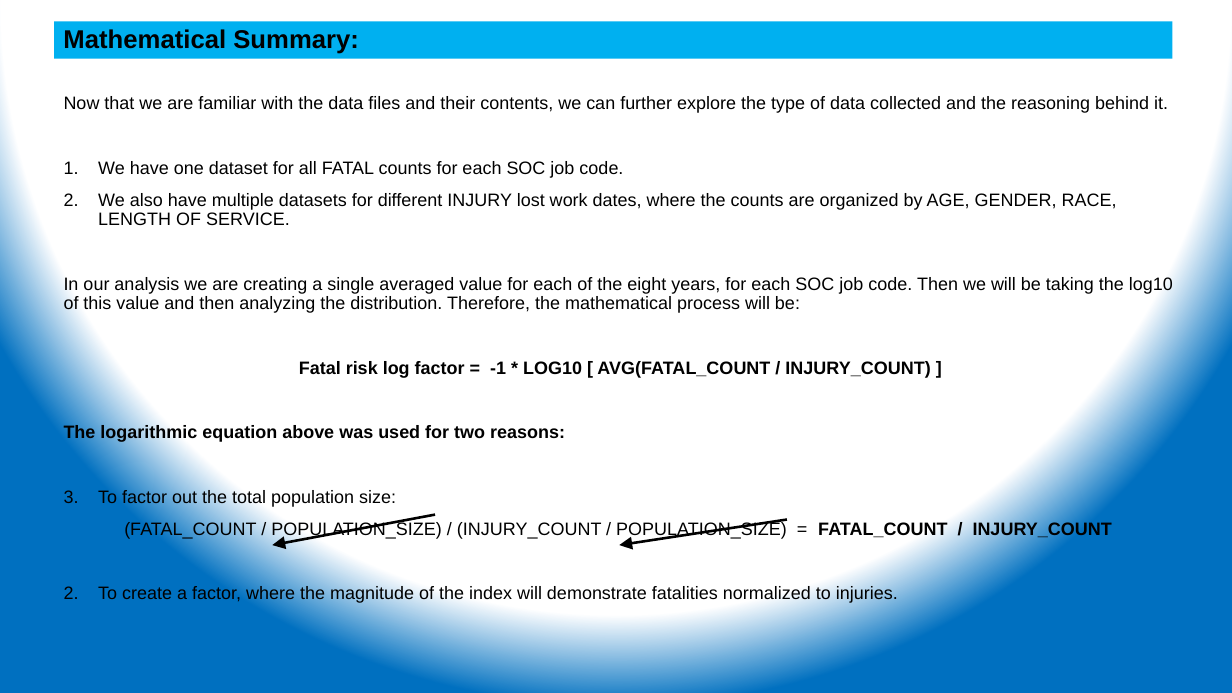
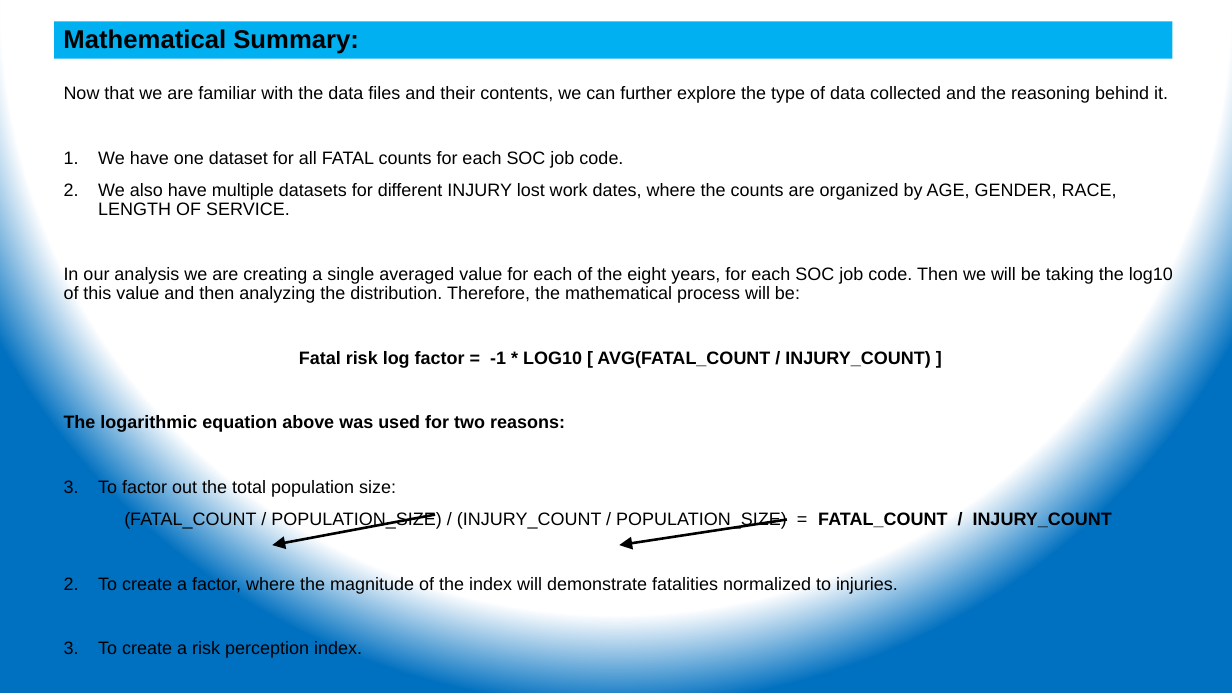
Before and after one commit to ehsintegration/yfd-phd-bls-data, a slide deck: slide 8 of D2-documentation/Data Analysis.pptx. Drawn at 1232x693 pixels with LibreOffice and Linux fonts; fonts in the diff are those of the drawing. Boxes give left, top, right and bottom in pixels: in the first picture for what was removed or moved away, otherwise in the second. Text is boxed around its words. In the diff, an @@ line names an element or a change of style, - is before the commit and + after.

```diff
--- a/D2-documentation/Data Analysis.pptx
+++ b/D2-documentation/Data Analysis.pptx
@@ text "Now that we are familiar ...": place and size @@
-text "Now that we are familiar ..." at box(64, 96, 1173, 604)
+text "Now that we are familiar ..." at box(64, 86, 1173, 658)
@@ text at box(98, 576, 898, 658): text changed @@
-2. To create a factor, where the magnitude of the index will demonstrate fatalities normalized to injuries.
+2. To create a factor, where the magnitude of the index will demonstrate fatalities normalized to injuries.
+3. To create a risk perception index.
```
Also in this commit, not shown: 2 other slides changed, 1 other file.
